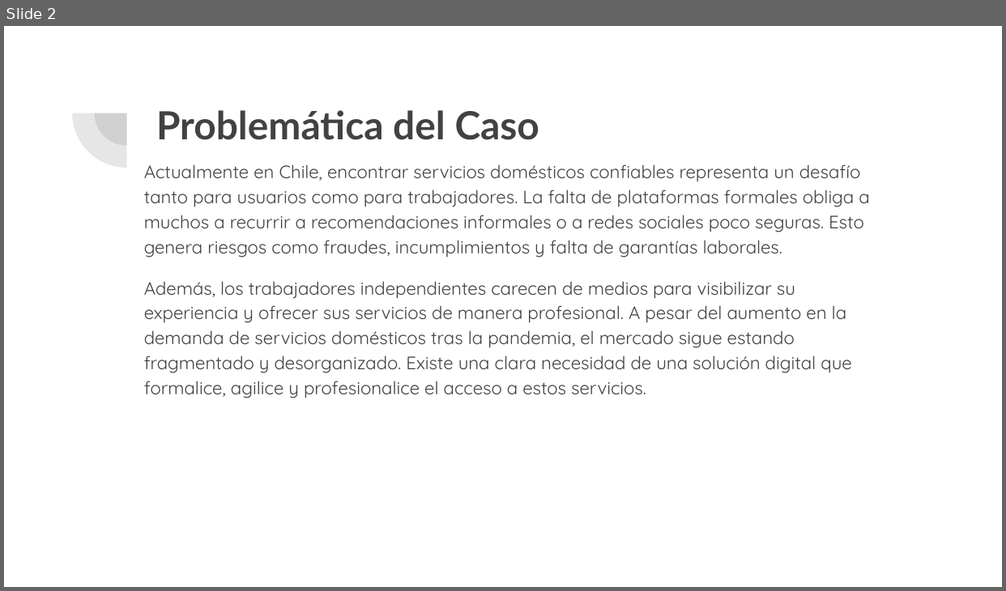
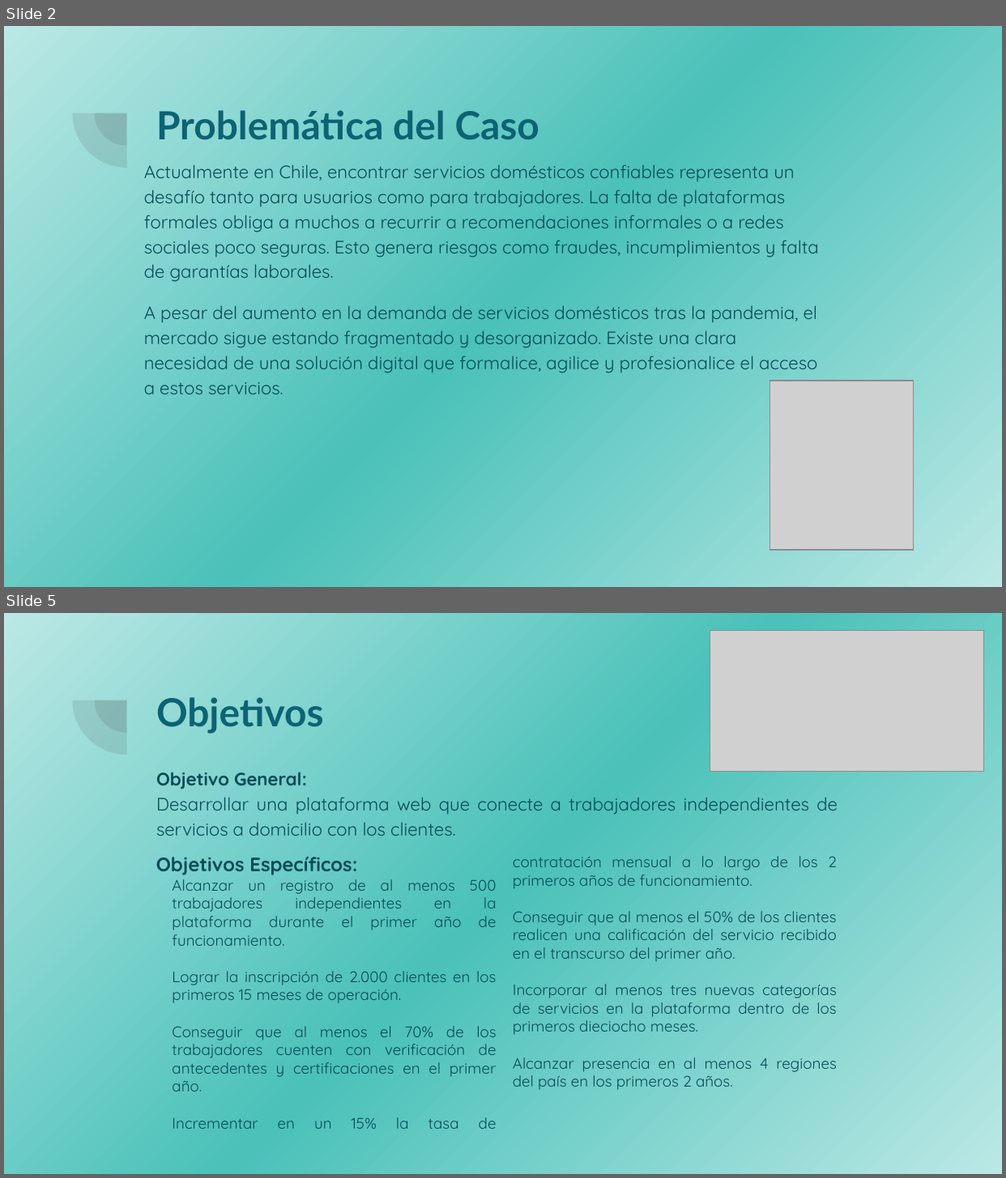
Before and after one commit to TopherHasashi/ServiHogar, a slide deck: Entrega 1/Evidencias Grupales/ServiHogar.pptx. Shown one above the other, each under a label of ours: slide 2 before the commit, slides 2 and 5 after it; the slides between them are not shown. The pictures are 1006x591 and 1006x1178 pixels, drawn with LibreOffice and Linux fonts; fonts in the diff are those of the drawing; grey boxes stand for pictures. Boxes give left, top, right and bottom in pixels: in the first picture for what was removed or moved away, otherwise in the second. Text is boxed around its words. In the diff, an @@ line names an element or a change of style, - is before the commit and + after.

```diff
--- a/Entrega 1/Evidencias Grupales/ServiHogar.pptx
+++ b/Entrega 1/Evidencias Grupales/ServiHogar.pptx
@@ slide 5 added at (x1=4, y1=613, x2=1002, y2=1174), background gradient #BBE8E5 to #4AC1B9; not listed: 2 template elements that a slide beside it also shows @@
@@ picture added at (x1=710, y1=630, x2=984, y2=771) @@
@@ title added at (x1=156, y1=697, x2=324, y2=734), 28 pt, text #0B6374, bold @@
+Objetivos
@@ text added at (x1=156, y1=772, x2=837, y2=836), 13 pt, text #084A57 @@
+Objetivo General:
+Desarrollar una plataforma web que conecte a trabajadores independientes de servicios a domicilio con los clientes.
@@ text added at (x1=156, y1=856, x2=837, y2=1129), 11 pt, text #084A57 @@
+Objetivos Específicos:
+Alcanzar un registro de al menos 500 trabajadores independientes en la plataforma durante el primer año de funcionamiento.
+Lograr la inscripción de 2.000 clientes en los primeros 15 meses de operación.
+Conseguir que al menos el 70% de los trabajadores cuenten con verificación de antecedentes y certificaciones en el primer año.
+Incrementar en un 15% la tasa de contratación mensual a lo largo de los 2 primeros años de funcionamiento.
+Conseguir que al menos el 50% de los clientes realicen una calificación del servicio recibido en el transcurso del primer año.
+Incorporar al menos tres nuevas categorías de servicios en la plataforma dentro de los primeros dieciocho meses.
+Alcanzar presencia en al menos 4 regiones del país en los primeros 2 años.
@@ slide 2 changed as well @@
@@ background #FFFFFF to gradient #BBE8E5 to #4AC1B9 @@
@@ title "Problemática del Caso" at (x1=156, y1=110, x2=539, y2=140): text colour #424242 to #0B6374 @@
@@ text at (x1=144, y1=165, x2=819, y2=282): text colour #424242 to #084A57 in "Actualmente en Chile, encontrar servicios domésticos confiab ..." @@
@@ text at (x1=144, y1=305, x2=817, y2=395): text changed; text colour #424242 to #084A57 @@
-Además, los trabajadores independientes carecen de medios para visibilizar su experiencia y ofrecer sus servicios de manera profesional. A pesar del aumento en la demanda de servicios domésticos tras la pandemia, el mercado sigue estando fragmentado y desorganizado. Existe una clara necesidad de una solución digital que formalice, agilice y profesionalice el acceso a estos servicios.
+A pesar del aumento en la demanda de servicios domésticos tras la pandemia, el mercado sigue estando fragmentado y desorganizado. Existe una clara necesidad de una solución digital que formalice, agilice y profesionalice el acceso a estos servicios.
@@ picture added at (x1=770, y1=382, x2=914, y2=551) @@
```
Also in this commit, not shown: 2 other slides changed, 6 other slides added, 5 slides removed, 2 other files.
